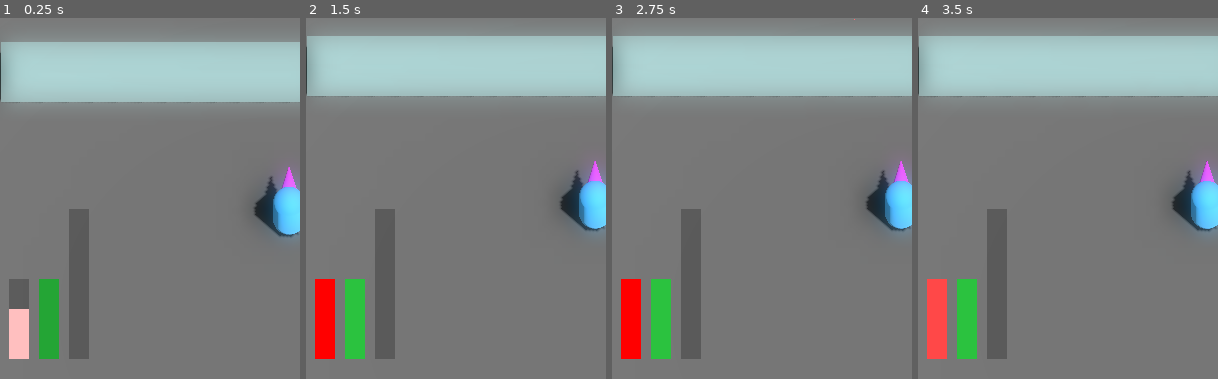
Above: before the commit, frames 1-4 (left to right).
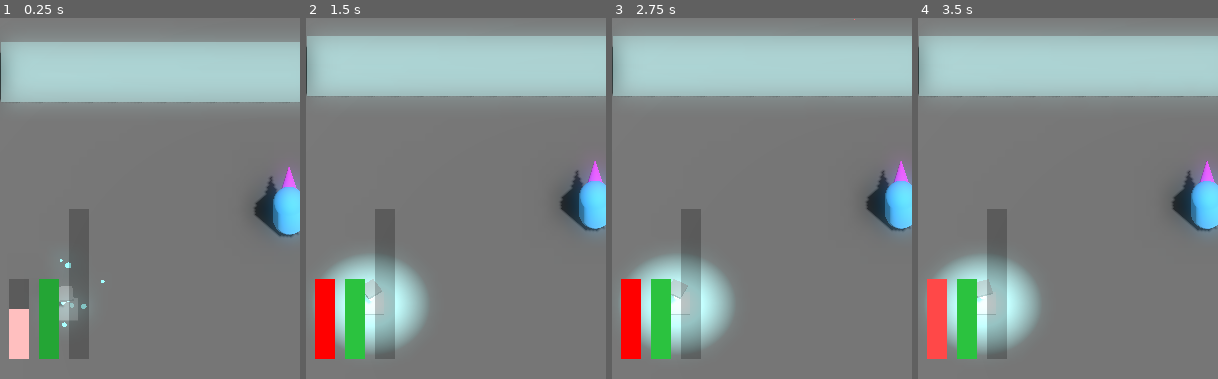
Above: after the commit, the same moments.

Repository: JackEvans24/bullet-absorb
Game: Godot game, scene res://scenes/main.tscn
The game is run twice, just before and just after one commit, with the same random seed, the same clock (stepped at 60 frames per second) and the same inputs.
Inputs:
- Up to frame 1 (0.25 s): no input
- Up to frame 2 (1.5 s): no input
- Up to frame 3 (2.75 s): tap Enter at 2 s
- Up to frame 4 (3.5 s): tap Escape (restart) at 2.75 s
The pictures show only the part of the screen within x 2-52%, y 50-100%; the shares and areas given below are measured in that part.

The runs differ from the first frame. In frame 1, 0.6% of the frame differs, in the area x 19-35%, y 66-86%; in frame 2, 5.8%; in frame 3, 5.8%; in frame 4, 5.8%, in the area x 2-41%, y 65-93%.

Commit message:
feat: add power generator which endlessly spawns power (#11)
* chore: move power ball to power directory

* feat: add power generator which continually spawns power

* feat: add cooldown to power spawn

* feat: add particles on power spawn

Diff:
--- a/prefabs/bullets/default_enemy_bullet.tscn
+++ b/prefabs/bullets/default_enemy_bullet.tscn
@@ -1,7 +1,7 @@
 [gd_scene load_steps=7 format=3 uid="uid://coogevjwgwbft"]
 
 [ext_resource type="PackedScene" uid="uid://dl5unqhv0x3ox" path="res://prefabs/bullets/player_bullet.tscn" id="1_yy0xb"]
-[ext_resource type="PackedScene" uid="uid://cm1wj0vbe4wn8" path="res://prefabs/power_ball.tscn" id="2_0sm5q"]
+[ext_resource type="PackedScene" uid="uid://cm1wj0vbe4wn8" path="res://prefabs/power/power_ball.tscn" id="2_0sm5q"]
 [ext_resource type="SphereMesh" uid="uid://dwfxlir86ljls" path="res://models/bullets/default_bullet.tres" id="3_a6lo4"]
 [ext_resource type="Material" uid="uid://c63sm522ebpu5" path="res://materials/bullets/enemy_bullet.tres" id="4_ikl7v"]
 
--- /dev/null
+++ b/prefabs/power/generated_power_ball.tscn
@@ -0,0 +1,11 @@
+[gd_scene load_steps=3 format=3 uid="uid://evlhef456yfc"]
+
+[ext_resource type="PackedScene" uid="uid://cm1wj0vbe4wn8" path="res://prefabs/power/power_ball.tscn" id="1_cu14m"]
+
+[sub_resource type="SphereShape3D" id="SphereShape3D_cysau"]
+radius = 3.0
+
+[node name="Power" instance=ExtResource("1_cu14m")]
+
+[node name="CollisionShape3D" parent="PlayerAttractionArea" index="0"]
+shape = SubResource("SphereShape3D_cysau")
--- /dev/null
+++ b/prefabs/power/power_generator.tscn
@@ -0,0 +1,115 @@
+[gd_scene load_steps=13 format=3 uid="uid://bcjb1jnr0y5mb"]
+
+[ext_resource type="Script" path="res://scripts/mechanics/power_generator.gd" id="1_btbyj"]
+[ext_resource type="PackedScene" uid="uid://evlhef456yfc" path="res://prefabs/power/generated_power_ball.tscn" id="2_uxx3a"]
+[ext_resource type="Material" uid="uid://f41eu4cbvian" path="res://materials/player/player_absorb.tres" id="3_88q7i"]
+
+[sub_resource type="SphereShape3D" id="SphereShape3D_1bsd3"]
+
+[sub_resource type="BoxMesh" id="BoxMesh_lgj11"]
+size = Vector3(0.8, 0.1, 0.8)
+
+[sub_resource type="BoxMesh" id="BoxMesh_wd12u"]
+size = Vector3(0.5, 0.1, 0.5)
+
+[sub_resource type="Curve" id="Curve_m6hh0"]
+_data = [Vector2(0, 0), -2.37274, -2.37274, 0, 0, Vector2(0.104623, 1), -1.13942e-06, -1.13942e-06, 0, 0, Vector2(1, 0), -0.0990366, 0.0, 0, 0]
+point_count = 3
+
+[sub_resource type="CurveTexture" id="CurveTexture_isa1t"]
+curve = SubResource("Curve_m6hh0")
+
+[sub_resource type="ParticleProcessMaterial" id="ParticleProcessMaterial_6vtgr"]
+emission_shape = 2
+emission_sphere_radius = 2.0
+radial_velocity_min = -10.0
+radial_velocity_max = -8.0
+gravity = Vector3(0, 0, 0)
+scale_min = 0.5
+scale_curve = SubResource("CurveTexture_isa1t")
+
+[sub_resource type="SphereMesh" id="SphereMesh_fhuju"]
+material = ExtResource("3_88q7i")
+radius = 0.1
+height = 0.2
+
+[sub_resource type="Animation" id="Animation_0en0q"]
+resource_name = "power_generator_idle"
+length = 4.0
+loop_mode = 1
+tracks/0/type = "value"
+tracks/0/imported = false
+tracks/0/enabled = true
+tracks/0/path = NodePath("Pivot/Head:position")
+tracks/0/interp = 2
+tracks/0/loop_wrap = true
+tracks/0/keys = {
+"times": PackedFloat32Array(0, 2, 4),
+"transitions": PackedFloat32Array(1, 1, 1),
+"update": 0,
+"values": [Vector3(0, 1, 0), Vector3(0, 0.9, 0), Vector3(0, 1, 0)]
+}
+tracks/1/type = "value"
+tracks/1/imported = false
+tracks/1/enabled = true
+tracks/1/path = NodePath("Pivot/Head:rotation")
+tracks/1/interp = 1
+tracks/1/loop_wrap = true
+tracks/1/keys = {
+"times": PackedFloat32Array(0, 4),
+"transitions": PackedFloat32Array(1, 1),
+"update": 0,
+"values": [Vector3(0, 0, 0), Vector3(0, 1.5708, 0)]
+}
+
+[sub_resource type="AnimationLibrary" id="AnimationLibrary_o3sd2"]
+_data = {
+"power_generator_idle": SubResource("Animation_0en0q")
+}
+
+[node name="PowerGenerator" type="Node3D"]
+script = ExtResource("1_btbyj")
+power_scene = ExtResource("2_uxx3a")
+cooldown = 0.5
+
+[node name="PowerCheckArea" type="Area3D" parent="."]
+transform = Transform3D(1, 0, 0, 0, 1, 0, 0, 0, 1, 0, 0.5, 0)
+collision_layer = 0
+collision_mask = 8
+monitorable = false
+
+[node name="CollisionShape3D" type="CollisionShape3D" parent="PowerCheckArea"]
+shape = SubResource("SphereShape3D_1bsd3")
+
+[node name="SpawnPoint" type="Node3D" parent="."]
+transform = Transform3D(1, 0, 0, 0, 1, 0, 0, 0, 1, 0, 0.5, 0)
+
+[node name="Pivot" type="Node3D" parent="."]
+
+[node name="Base" type="MeshInstance3D" parent="Pivot"]
+mesh = SubResource("BoxMesh_lgj11")
+skeleton = NodePath("../..")
+
+[node name="Head" type="MeshInstance3D" parent="Pivot"]
+transform = Transform3D(-4.37114e-08, 0, 1, 0, 1, 0, -1, 0, -4.37114e-08, 0, 1, 0)
+mesh = SubResource("BoxMesh_wd12u")
+skeleton = NodePath("../..")
+
+[node name="SpawnParticles" type="GPUParticles3D" parent="."]
+transform = Transform3D(1, 0, 0, 0, 1, 0, 0, 0, 1, 0, 0.5, 0)
+emitting = false
+amount = 20
+lifetime = 0.5
+one_shot = true
+explosiveness = 0.4
+interpolate = false
+fract_delta = false
+local_coords = true
+process_material = SubResource("ParticleProcessMaterial_6vtgr")
+draw_pass_1 = SubResource("SphereMesh_fhuju")
+
+[node name="AnimationPlayer" type="AnimationPlayer" parent="."]
+libraries = {
+"": SubResource("AnimationLibrary_o3sd2")
+}
+autoplay = "power_generator_idle"
--- a/scenes/main.tscn
+++ b/scenes/main.tscn
@@ -8,6 +8,7 @@
 [ext_resource type="PackedScene" uid="uid://c3ytmjd7pe4pg" path="res://prefabs/enemies/enemy.tscn" id="5_4wclf"]
 [ext_resource type="PackedScene" uid="uid://wfijrpbc1nxm" path="res://prefabs/enemies/turret.tscn" id="6_nrrgo"]
 [ext_resource type="Script" path="res://scripts/effects/hit_stop.gd" id="8_dyhou"]
+[ext_resource type="PackedScene" uid="uid://bcjb1jnr0y5mb" path="res://prefabs/power/power_generator.tscn" id="9_cyv5f"]
 
 [sub_resource type="StandardMaterial3D" id="StandardMaterial3D_r1hrq"]
 metallic = 1.0
@@ -107,3 +108,6 @@
 [node name="HitStop" type="Node" parent="."]
 script = ExtResource("8_dyhou")
 freeze_duration = 0.04
+
+[node name="PowerGenerator" parent="." instance=ExtResource("9_cyv5f")]
+transform = Transform3D(1, 0, 0, 0, 1, 0, 0, 0, 1, -7, 0, 8)
--- /dev/null
+++ b/scripts/mechanics/power_generator.gd
@@ -0,0 +1,35 @@
+class_name PowerGenerator
+extends Node3D
+
+@export var power_scene: PackedScene
+@export var cooldown: float = 0.3
+@export var power_check_time: float = 0.1
+
+@onready var power_check_area: Area3D = $PowerCheckArea
+@onready var spawn_point: Node3D = $SpawnPoint
+@onready var particles: GPUParticles3D = $SpawnParticles
+
+var can_spawn := true
+
+func _process(_delta):
+    if power_check_area.has_overlapping_areas():
+        return
+
+    spawn_power()
+
+func spawn_power():
+    if not can_spawn:
+        return
+    can_spawn = false
+
+    particles.restart()
+
+    await get_tree().create_timer(cooldown).timeout
+
+    var power = power_scene.instantiate()
+    get_tree().root.add_child(power)
+    power.global_position = spawn_point.global_position
+
+    await get_tree().create_timer(power_check_time).timeout
+
+    can_spawn = true
Renamed: prefabs/power_ball.tscn -> prefabs/power/power_ball.tscn
Not shown: 1 places in scenes/main.tscn that only renumber resources
